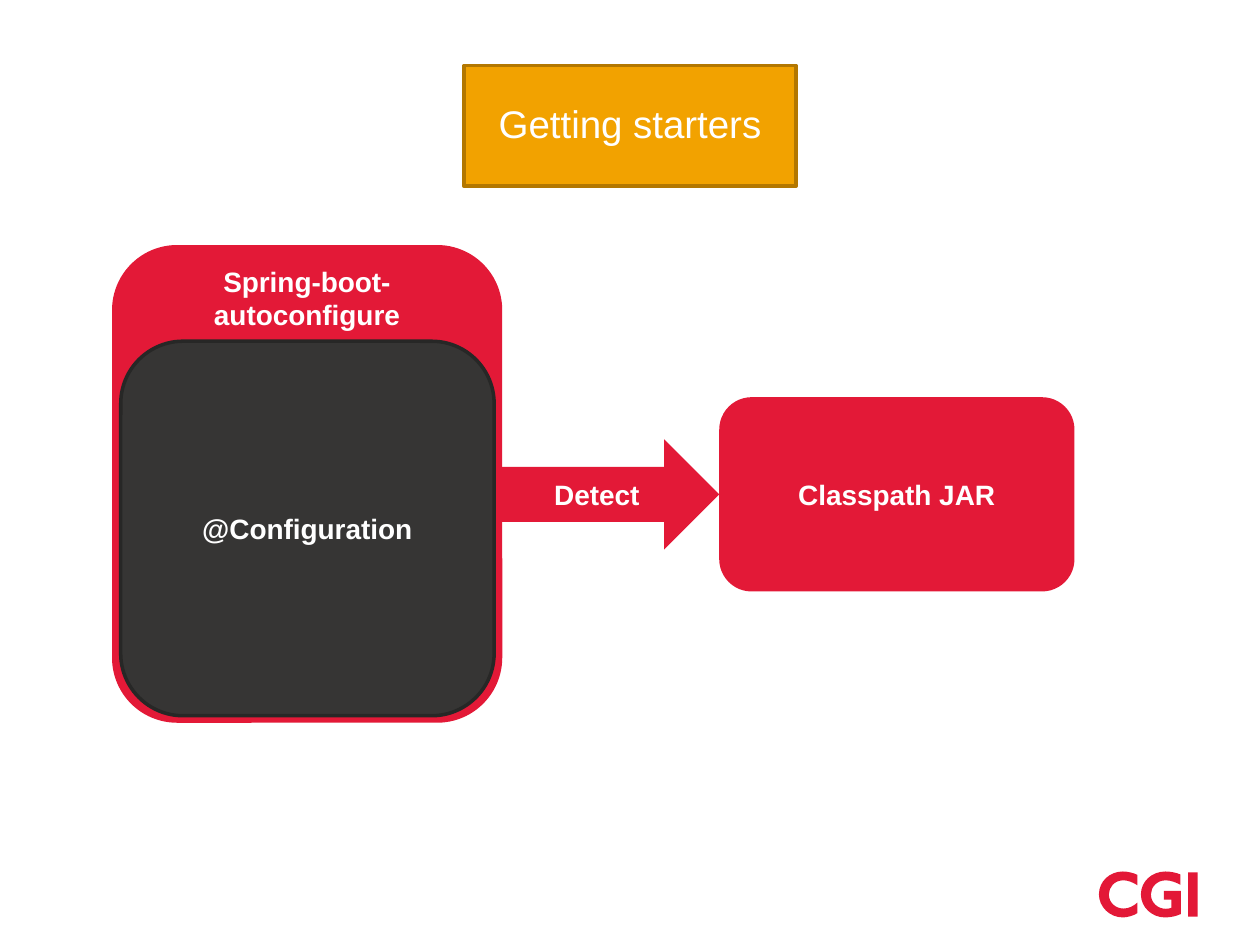
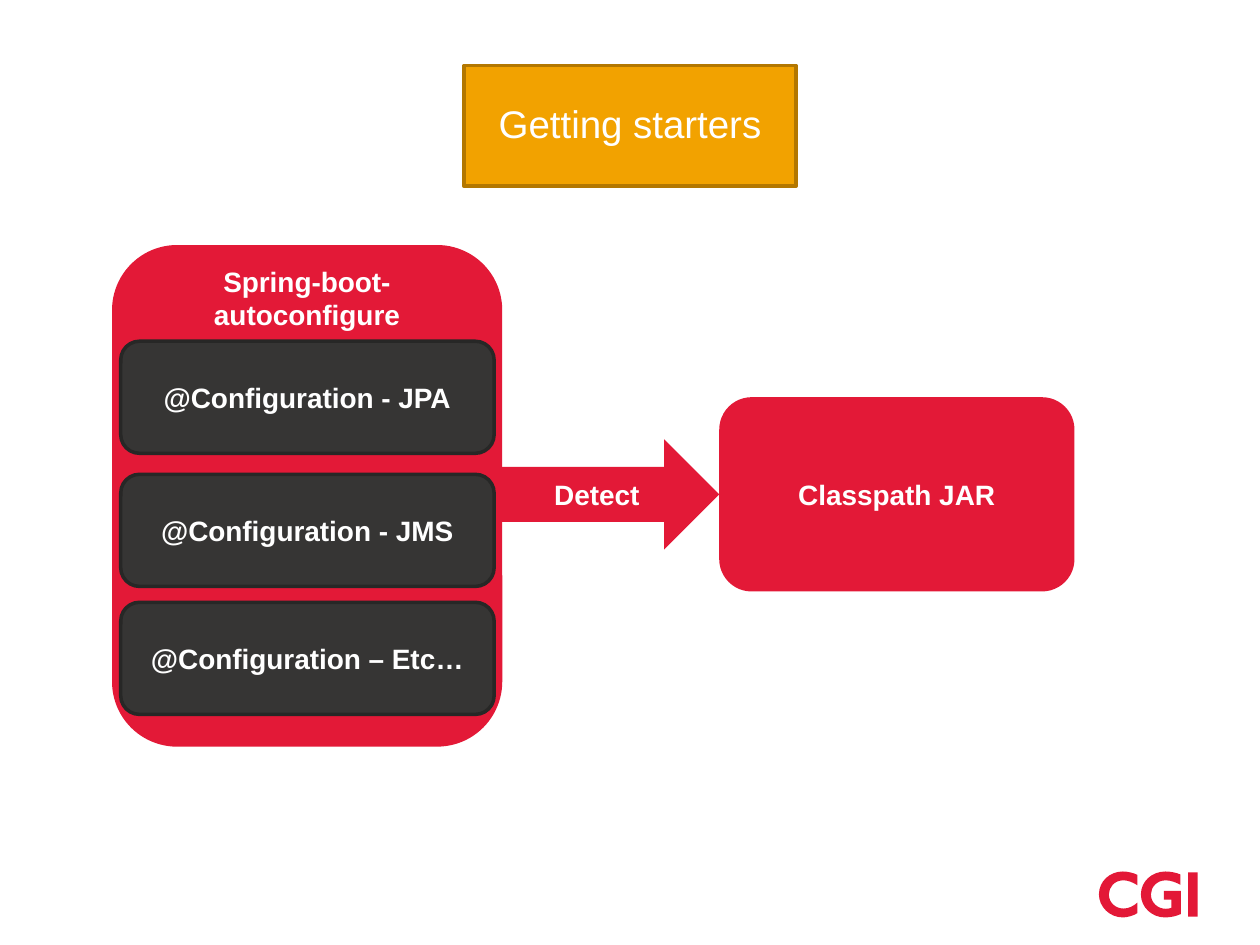
Before and after one commit to hawkeye-bot/boot, a slide deck: slide 13 of Springboot.pptx (slide 12 before the commit). Drawn at 1260x945 pixels with LibreOffice and Linux fonts; fonts in the diff are those of the drawing; background and template pictures are left out. Boxes give left, top, right and bottom in pixels: in the first picture for what was removed or moved away, otherwise in the second. Text is boxed around its words. In the diff, an @@ line names an element or a change of style, - is before the commit and + after.

```diff
--- a/Springboot.pptx
+++ b/Springboot.pptx
@@ rounded rectangle "Spring-boot-autoconfigure": place and size @@
-rounded rectangle "Spring-boot-autoconfigure" at <box>112,244,503,722</box>
+rounded rectangle "Spring-boot-autoconfigure" at <box>112,244,503,746</box>
@@ rounded rectangle "@Configuration - JPA": place and size @@
-rounded rectangle "@Configuration - JPA" at <box>121,341,494,716</box>
+rounded rectangle "@Configuration - JPA" at <box>121,341,494,454</box>
@@ text in rounded rectangle at <box>164,387,450,413</box>: text changed @@
-@Configuration
+@Configuration - JPA
@@ rounded rectangle added at <box>121,474,494,586</box>, fill #363534, outline #282726 2 pt, 16 pt, text #FFFFFF, bold @@
+@Configuration - JMS
@@ rounded rectangle added at <box>121,602,494,714</box>, fill #363534, outline #282726 2 pt, 16 pt, text #FFFFFF, bold @@
+@Configuration – Etc…
```
Also in this commit, not shown: 6 other slides changed, 7 slides added, 4 slides removed, 12 other files.
